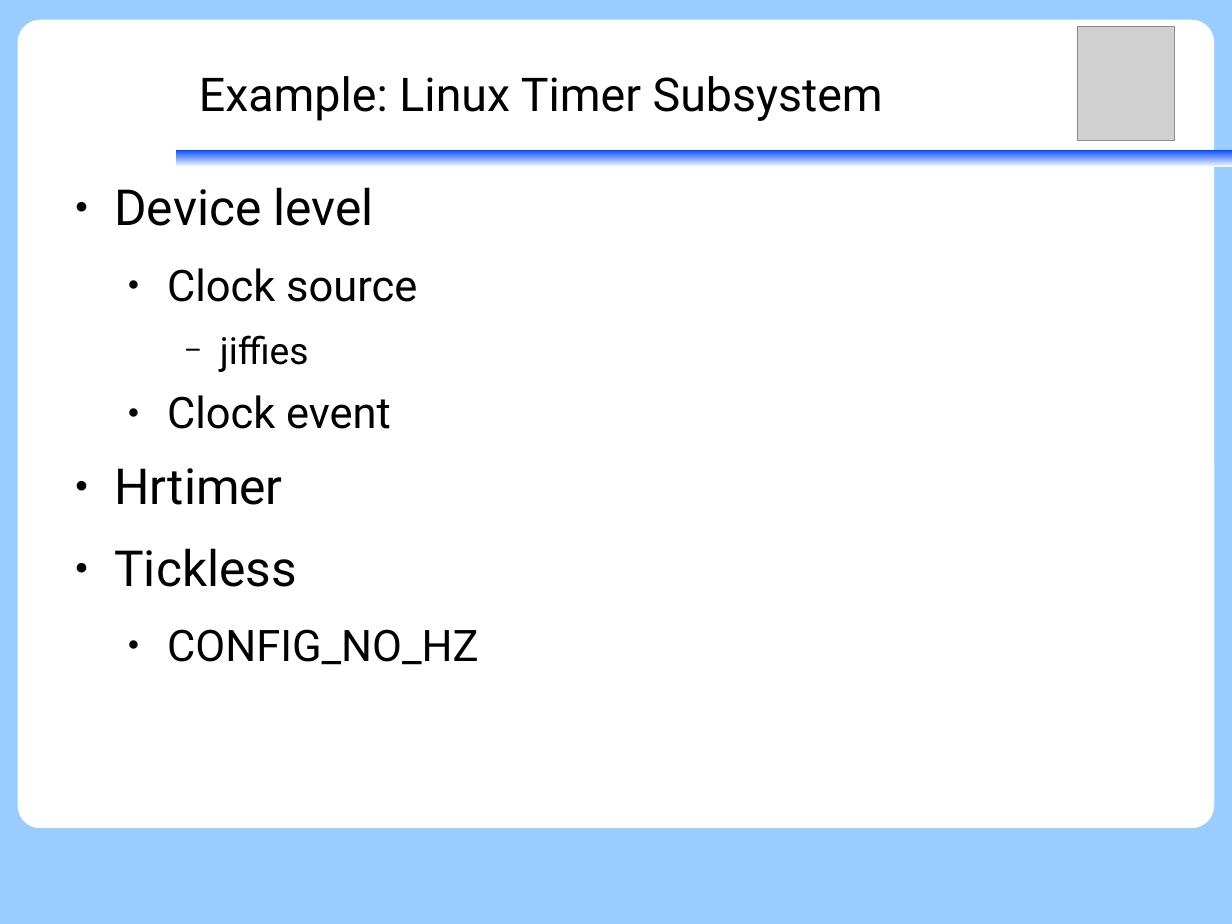
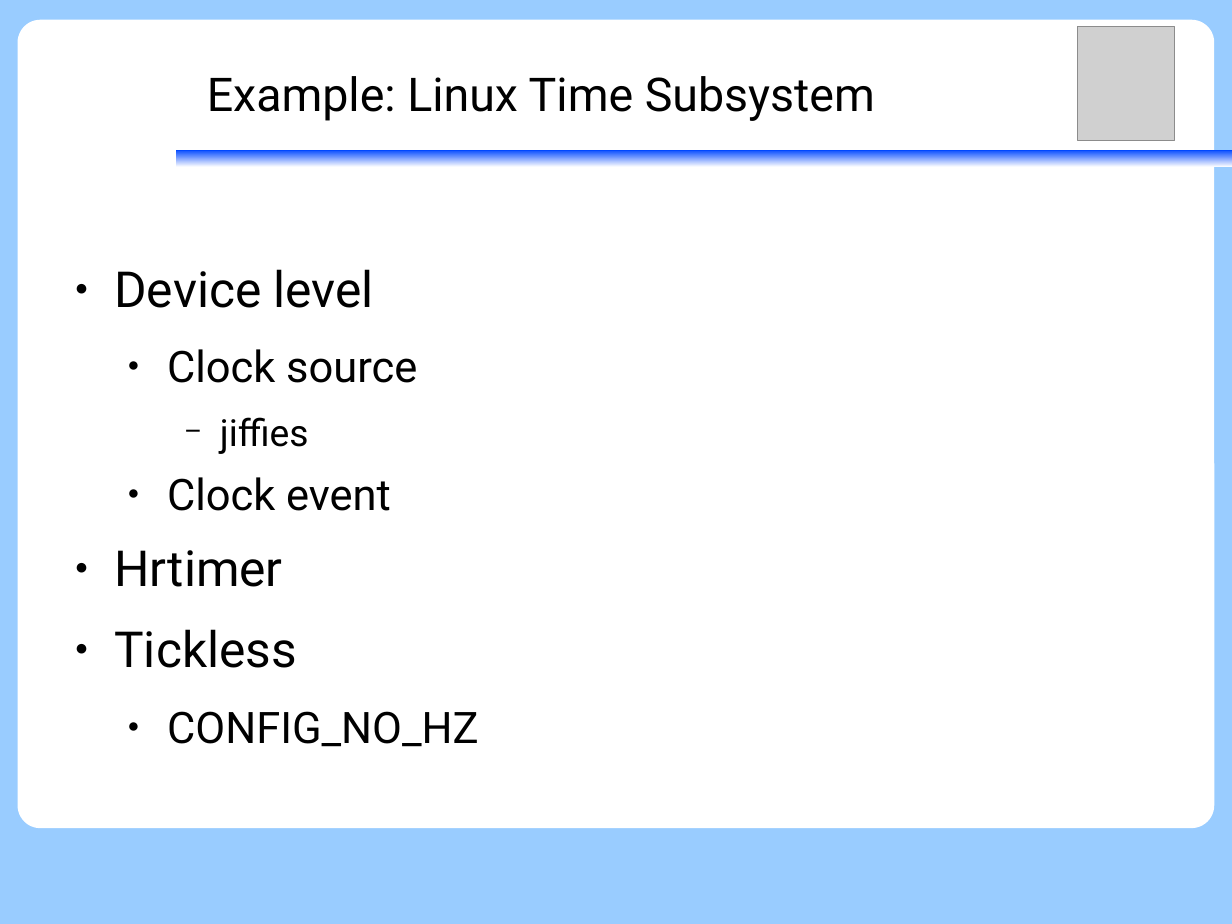
Before and after one commit to vh21/documents, a slide deck: slide 15 of ukernel/2014-01-09-f9kernel-ktimer.odp (slide 11 before the commit). Drawn at 1232x924 pixels with LibreOffice and Linux fonts; fonts in the diff are those of the drawing; grey boxes stand for pictures. Boxes give left, top, right and bottom in pixels: in the first picture for what was removed or moved away, otherwise in the second. Text is boxed around its words. In the diff, an @@ line names an element or a change of style, - is before the commit and + after.

Commit message:
ukernel: update F9 Microkernel ktimer
1. Add copyright
2. Add more diagram to HW Timer functionality
3. Refine words

```diff
--- a/ukernel/2014-01-09-f9kernel-ktimer.odp
+++ b/ukernel/2014-01-09-f9kernel-ktimer.odp
@@ title at [207,76,875,121]: text changed @@
-Example: Linux Timer Subsystem
+Example: Linux Time Subsystem
@@ text "Device level": place and size @@
-text "Device level" at [114,187,478,665]
+text "Device level" at [114,269,478,747]
```
Also in this commit, not shown: 10 other slides changed, 4 slides added.
